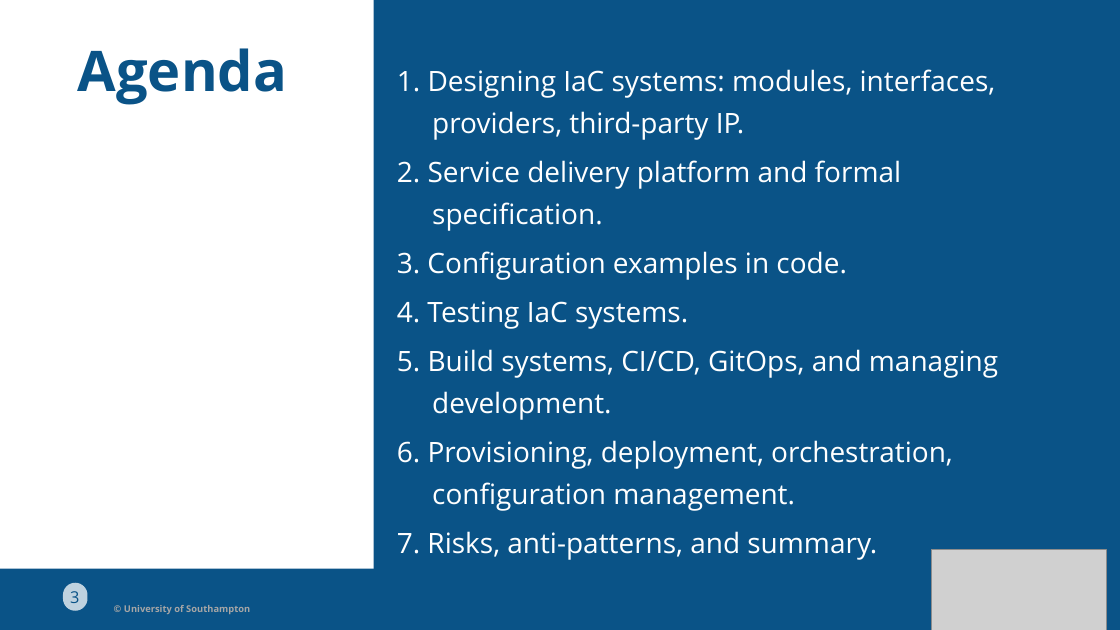
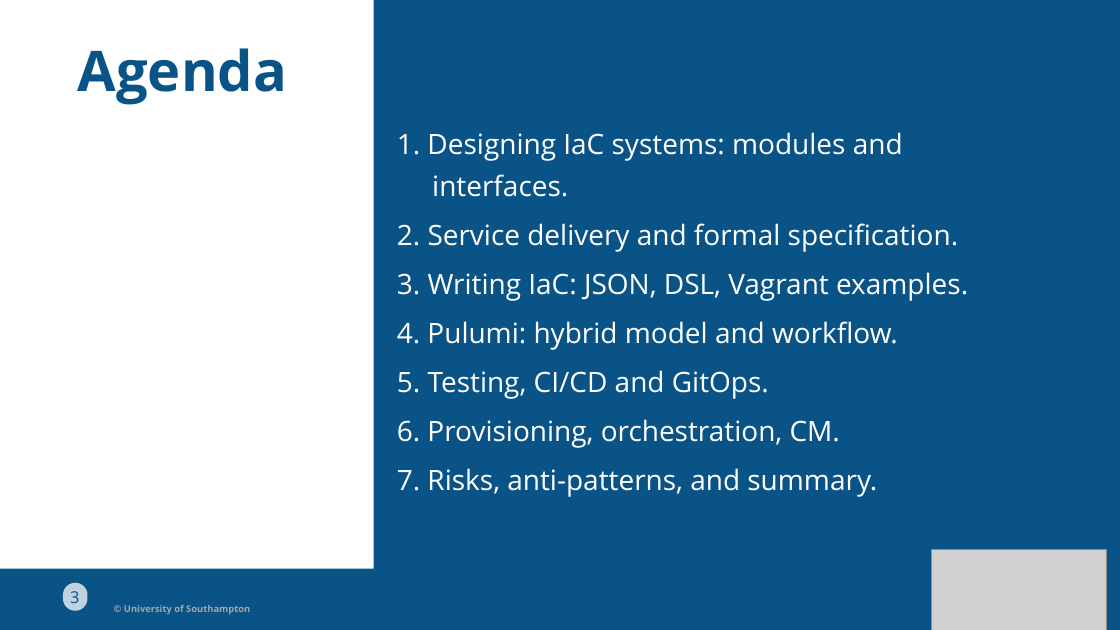
Before and after one commit to Dr-AlHashimy/Module_AICE2005_2627, a slide deck: slide 3 of html/COMP-_L7.1-part2.pptx. Drawn at 1120x630 pixels with LibreOffice and Linux fonts; fonts in the diff are those of the drawing; grey boxes stand for pictures. Boxes give left, top, right and bottom in pixels: in the first picture for what was removed or moved away, otherwise in the second. Text is boxed around its words. In the diff, an @@ line names an element or a change of style, - is before the commit and + after.

```diff
--- a/html/COMP-_L7.1-part2.pptx
+++ b/html/COMP-_L7.1-part2.pptx
@@ text removed at (432,111,744,140) @@
-providers, third-party IP.
@@ text at (397,132,903,161): text changed @@
-1. Designing IaC systems: modules, interfaces,
+1. Designing IaC systems: modules and
@@ text added at (432,174,568,197), 24 pt, text #FFFFFF @@
+interfaces.
@@ text removed at (432,202,603,231) @@
-speciﬁcation.
@@ text at (397,223,959,252): text changed @@
-2. Service delivery platform and formal
+2. Service delivery and formal speciﬁcation.
@@ text removed at (397,251,847,280) @@
-3. Conﬁguration examples in code.
@@ text added at (397,272,968,301), 24 pt, text #FFFFFF @@
+3. Writing IaC: JSON, DSL, Vagrant examples.
@@ text removed at (397,301,688,329) @@
-4. Testing IaC systems.
@@ text added at (397,321,898,350), 24 pt, text #FFFFFF @@
+4. Pulumi: hybrid model and workﬂow.
@@ text at (397,370,769,399): text changed @@
-5. Build systems, CI/CD, GitOps, and managing
+5. Testing, CI/CD and GitOps.
@@ text at (397,419,840,448): text changed @@
-6. Provisioning, deployment, orchestration,
+6. Provisioning, orchestration, CM.
@@ text removed at (432,391,611,420) @@
-development.
@@ text "7. Risks, anti-patterns, and summary.": place and size @@
-text "7. Risks, anti-patterns, and summary." at (397,531,877,560)
+text "7. Risks, anti-patterns, and summary." at (397,468,877,497)
@@ text removed at (432,482,795,511) @@
-conﬁguration management.
```
Also in this commit, not shown: 8 other slides changed, 4 slides added, 5 other files.
